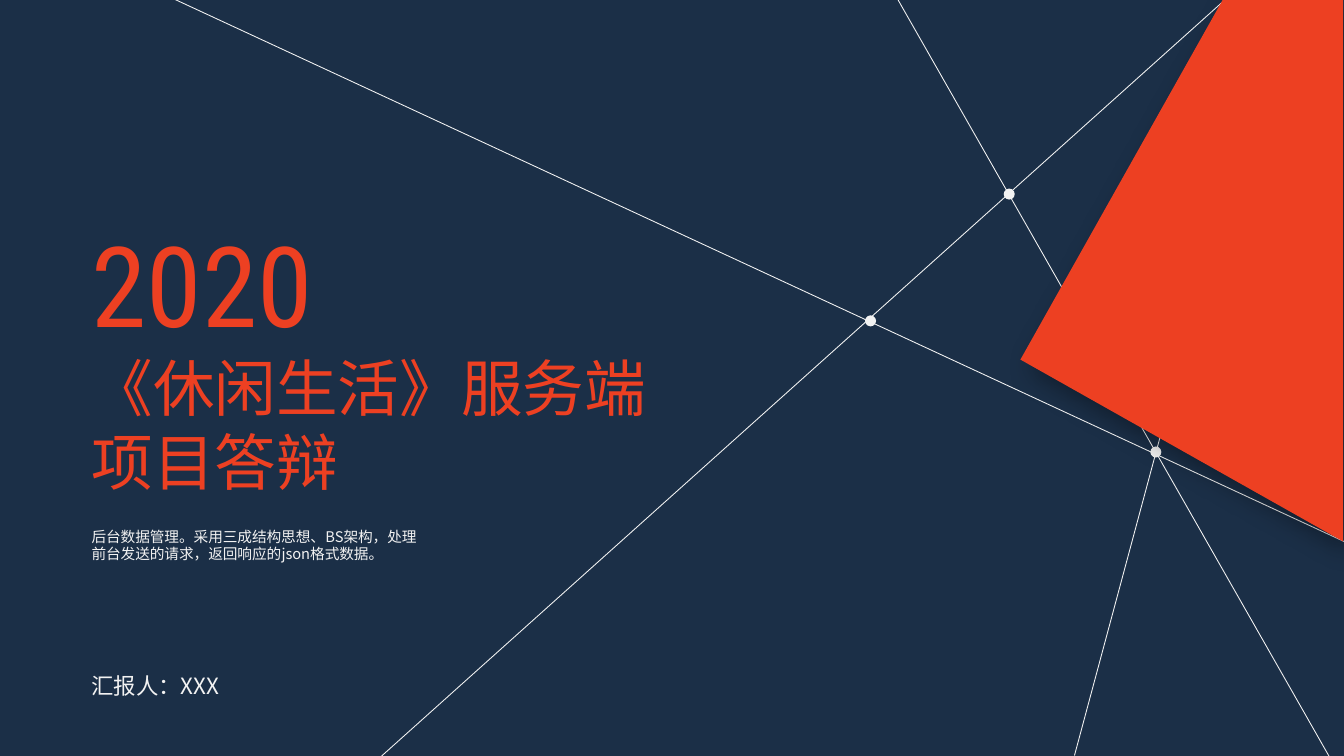
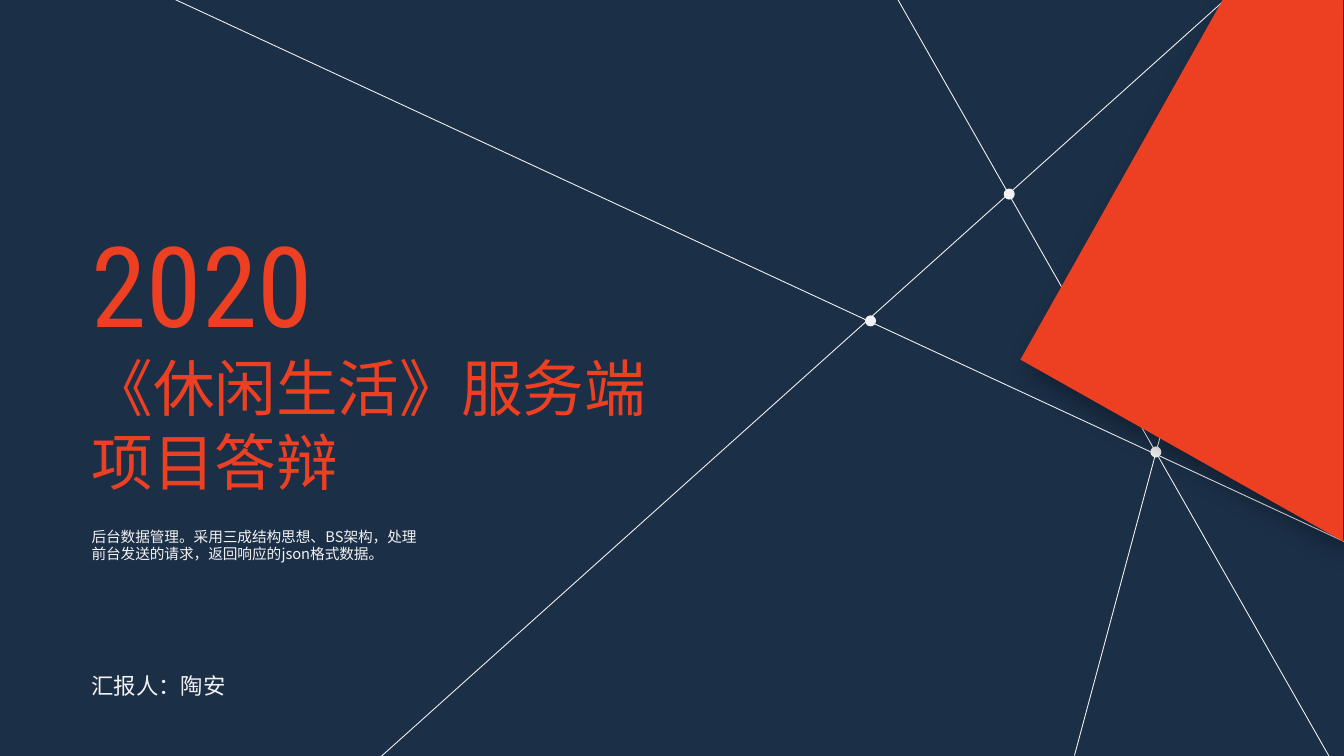
Before and after one commit to telly-tao/Chinasofti, a slide deck: slide 1 of file/休闲生活后台service答辩.pptx. Drawn at 1344x756 pixels with LibreOffice and Linux fonts; fonts in the diff are those of the drawing. Boxes give left, top, right and bottom in pixels: in the first picture for what was removed or moved away, otherwise in the second. Text is boxed around its words. In the diff, an @@ line names an element or a change of style, - is before the commit and + after.

```diff
--- a/file/休闲生活后台service答辩.pptx
+++ b/file/休闲生活后台service答辩.pptx
@@ text at [92, 675, 226, 696]: text changed @@
-汇报人：XXX
+汇报人：陶安
```
Also in this commit, not shown: 3 other slides changed, 2 other files.
